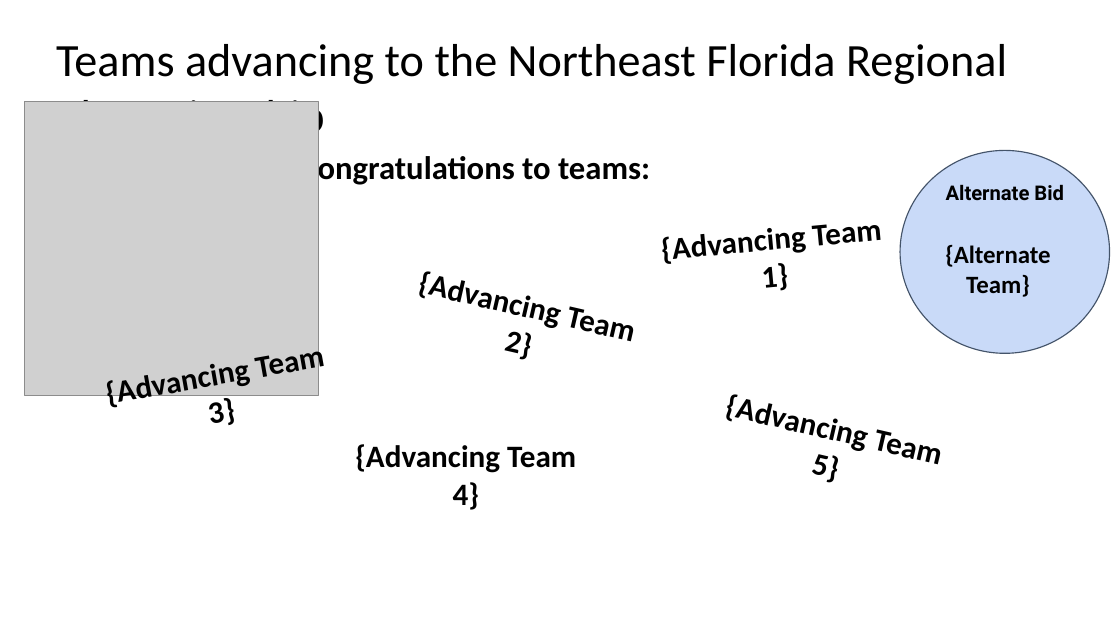
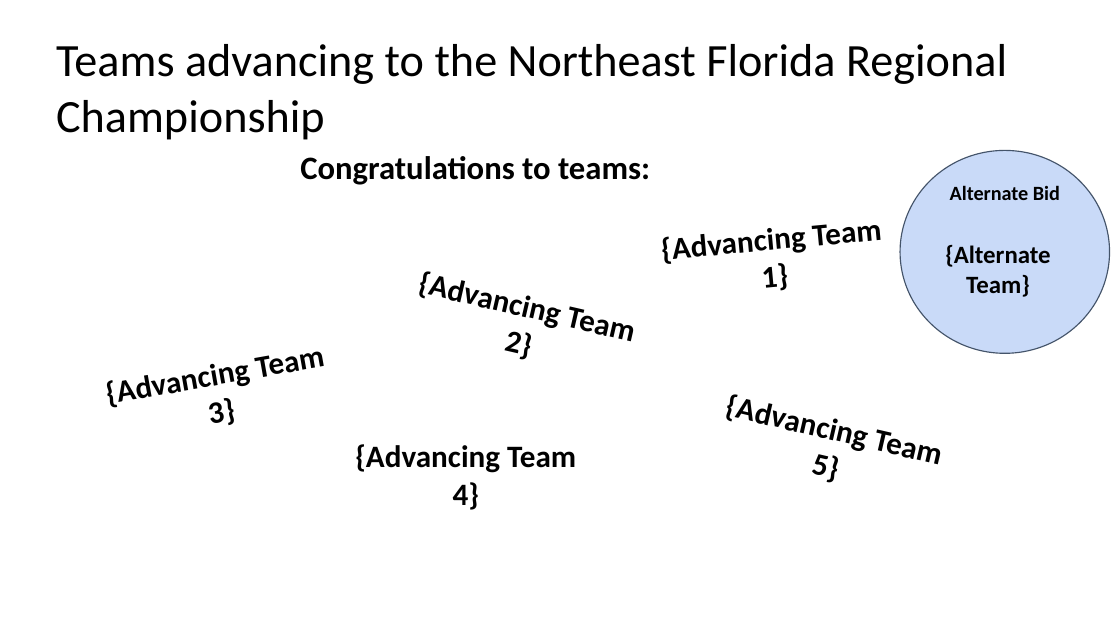
Before and after one commit to bpmerkel/FLLSlides, a slide deck: slide 26 of Api/Templates/Awards Ceremony - Short.pptx. Drawn at 1120x630 pixels with LibreOffice and Linux fonts; fonts in the diff are those of the drawing; grey boxes stand for pictures; background and template pictures are left out. Boxes give left, top, right and bottom in pixels: in the first picture for what was removed or moved away, otherwise in the second. Text is boxed around its words. In the diff, an @@ line names an element or a change of style, - is before the commit and + after.

Commit message:
Update PowerPoint files for Awards Ceremony
Modified binary content in "Awards Ceremony - Full.pptx" and "Awards Ceremony - Short.pptx". No specific text or code changes were detailed in the diff output.

```diff
--- a/Api/Templates/Awards Ceremony - Short.pptx
+++ b/Api/Templates/Awards Ceremony - Short.pptx
@@ picture removed at <box>25,102,318,395</box> @@
@@ text "Alternate Bid" at <box>950,185,1060,200</box>: font Roboto to Calibri @@
```
Also in this commit, not shown: 2 other slides changed, 1 other file.
